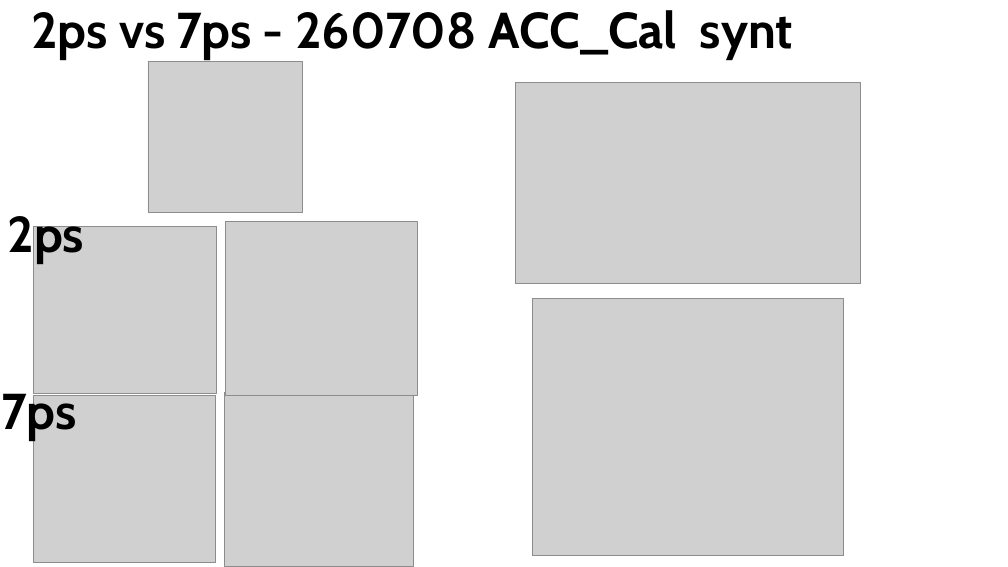
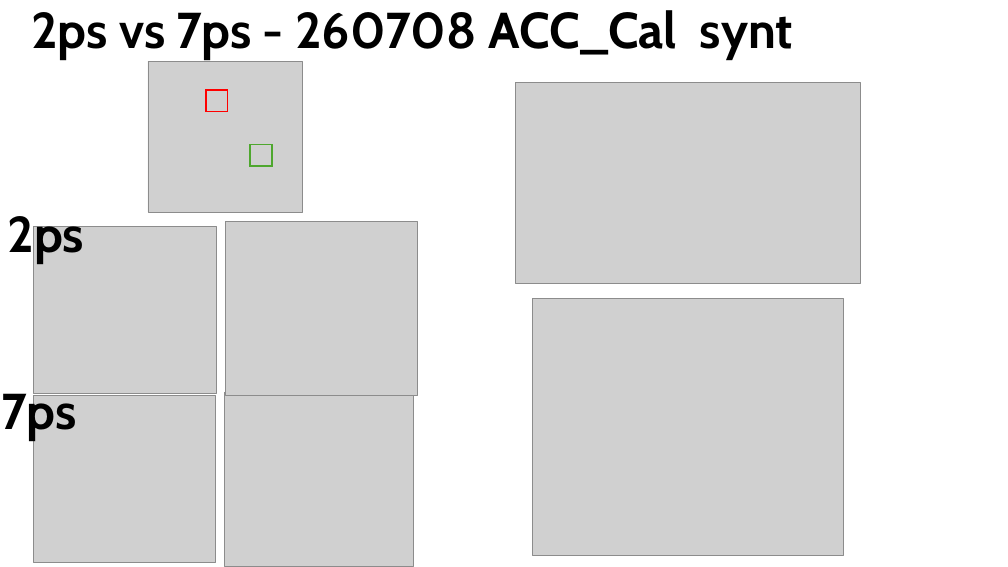
Before and after one commit to sachabuc/SRS_analysis, a slide deck: slide 9 of meetings/reu_011026_figures_papiers.pptx. Drawn at 1008x567 pixels with LibreOffice and Linux fonts; fonts in the diff are those of the drawing; grey boxes stand for pictures. Boxes give left, top, right and bottom in pixels: in the first picture for what was removed or moved away, otherwise in the second. Text is boxed around its words. In the diff, an @@ line names an element or a change of style, - is before the commit and + after.

```diff
--- a/meetings/reu_011026_figures_papiers.pptx
+++ b/meetings/reu_011026_figures_papiers.pptx
@@ rectangle added at [206, 90, 228, 112], outline #FF0000 1.5 pt @@
@@ rectangle added at [250, 144, 272, 166], outline #4EA72E 1.5 pt @@
```
Also in this commit, not shown: 11 other files.
